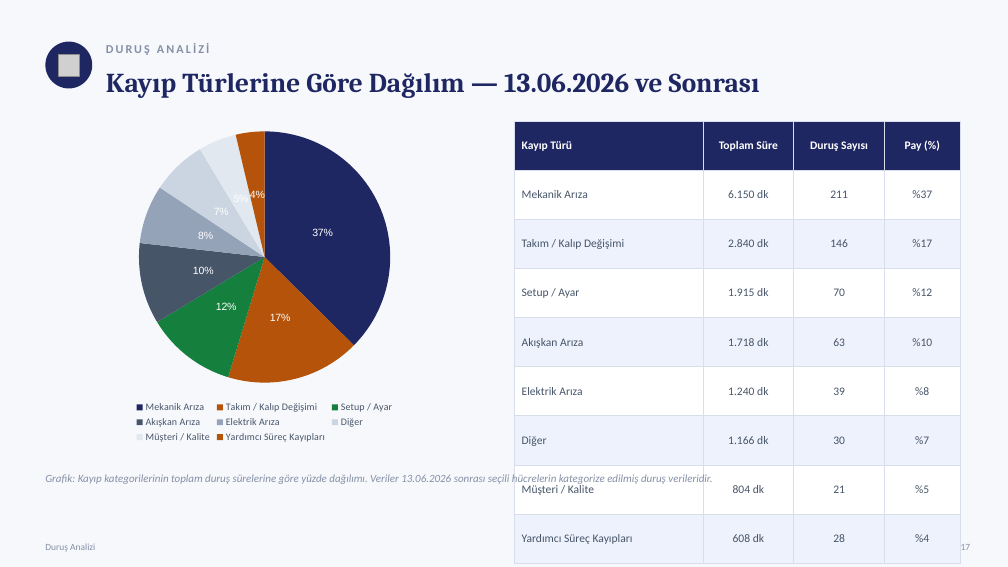
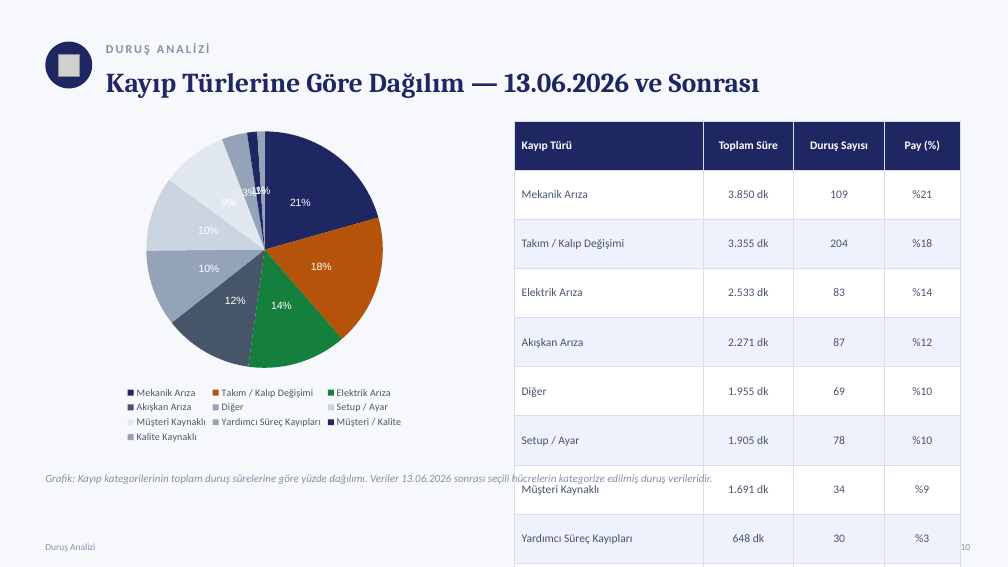
Before and after one commit to sgtdali/ManufUI, a slide deck: slide 11 of docs/sunumlar/Repkon-HF901-Ust-Yonetim-Sunumu-2026-07.pptx (slide 18 before the commit). Drawn at 1008x567 pixels with LibreOffice and Linux fonts; fonts in the diff are those of the drawing; grey boxes stand for pictures. Boxes give left, top, right and bottom in pixels: in the first picture for what was removed or moved away, otherwise in the second. Text is boxed around its words. In the diff, an @@ line names an element or a change of style, - is before the commit and + after.

```diff
--- a/docs/sunumlar/Repkon-HF901-Ust-Yonetim-Sunumu-2026-07.pptx
+++ b/docs/sunumlar/Repkon-HF901-Ust-Yonetim-Sunumu-2026-07.pptx
@@ pie chart at [45, 121, 484, 446] @@
-categories: Mekanik Arıza, Takım / Kalıp Değişimi, Setup / Ayar, Akışkan Arıza, Elektrik Arıza, Diğer, Müşteri / Kalite, Yardımcı Süreç Kayıpları
+categories: Mekanik Arıza, Takım / Kalıp Değişimi, Elektrik Arıza, Akışkan Arıza, Diğer, Setup / Ayar, Müşteri Kaynaklı, Yardımcı Süreç Kayıpları, Müşteri / Kalite, Kalite Kaynaklı
-Series 1: 37, 17, 12, 10, 8, 7, 5, 4
+Series 1: 21, 18, 14, 12, 10, 10, 9, 3, 1, 1
@@ data labels of Series 1 changed @@
@@ table at [514, 121, 960, 548] @@
-row 2: Mekanik Arıza | 6.150 dk | 211 | %37
-row 3: Takım / Kalıp Değişimi | 2.840 dk | 146 | %17
-row 4: Setup / Ayar | 1.915 dk | 70 | %12
-row 5: Akışkan Arıza | 1.718 dk | 63 | %10
-row 6: Elektrik Arıza | 1.240 dk | 39 | %8
-row 7: Diğer | 1.166 dk | 30 | %7
-row 8: Müşteri / Kalite | 804 dk | 21 | %5
-row 9: Yardımcı Süreç Kayıpları | 608 dk | 28 | %4
+row 2: Mekanik Arıza | 3.850 dk | 109 | %21
+row 3: Takım / Kalıp Değişimi | 3.355 dk | 204 | %18
+row 4: Elektrik Arıza | 2.533 dk | 83 | %14
+row 5: Akışkan Arıza | 2.271 dk | 87 | %12
+row 6: Diğer | 1.955 dk | 69 | %10
+row 7: Setup / Ayar | 1.905 dk | 78 | %10
+row 8: Müşteri Kaynaklı | 1.691 dk | 34 | %9
+row 9: Yardımcı Süreç Kayıpları | 648 dk | 30 | %3
+row 10: Müşteri / Kalite | 260 dk | 5 | %1
+row 11: Kalite Kaynaklı | 184 dk | 15 | %1
```
Also in this commit, not shown: 13 other slides changed, 15 slides removed, 6 other files.
